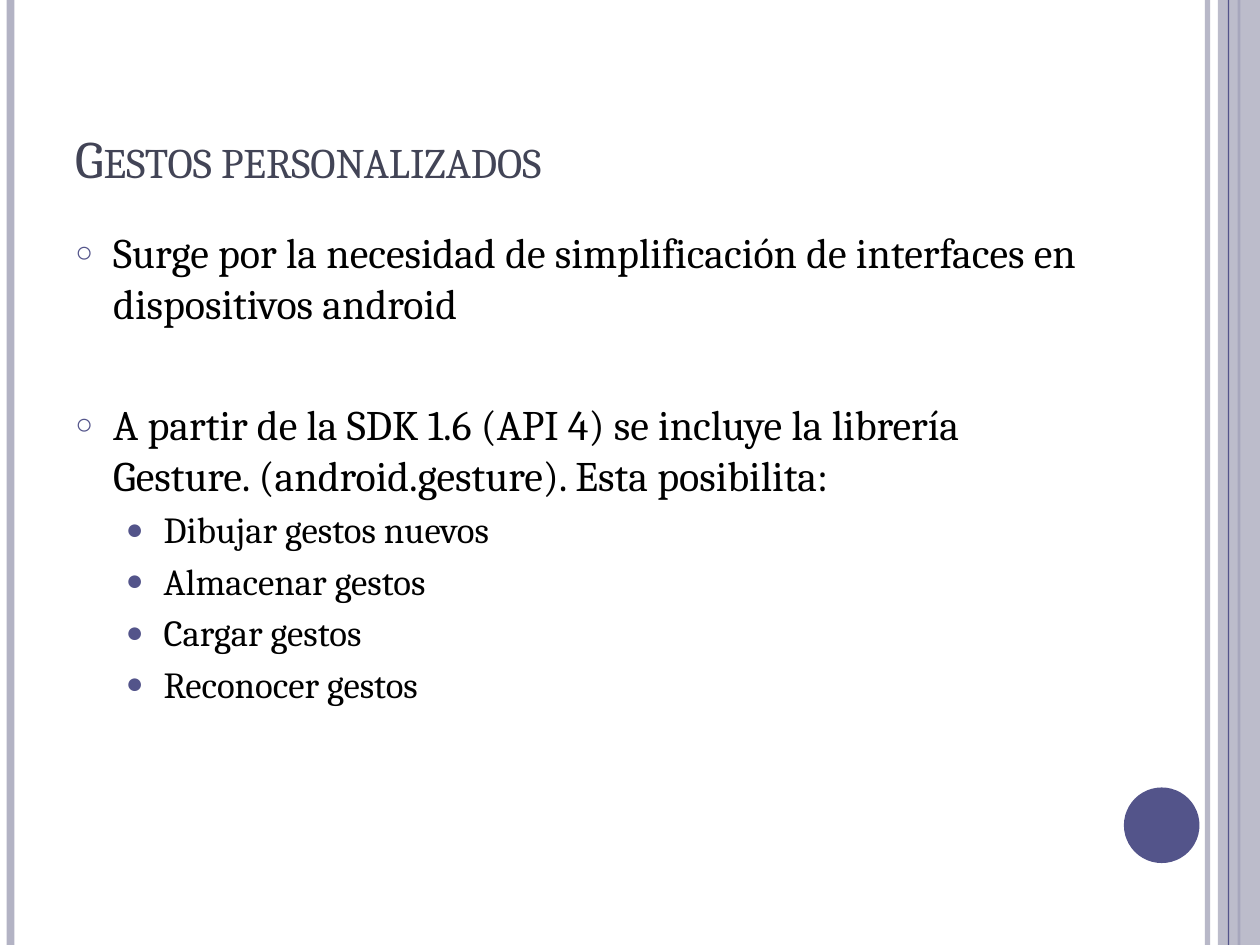
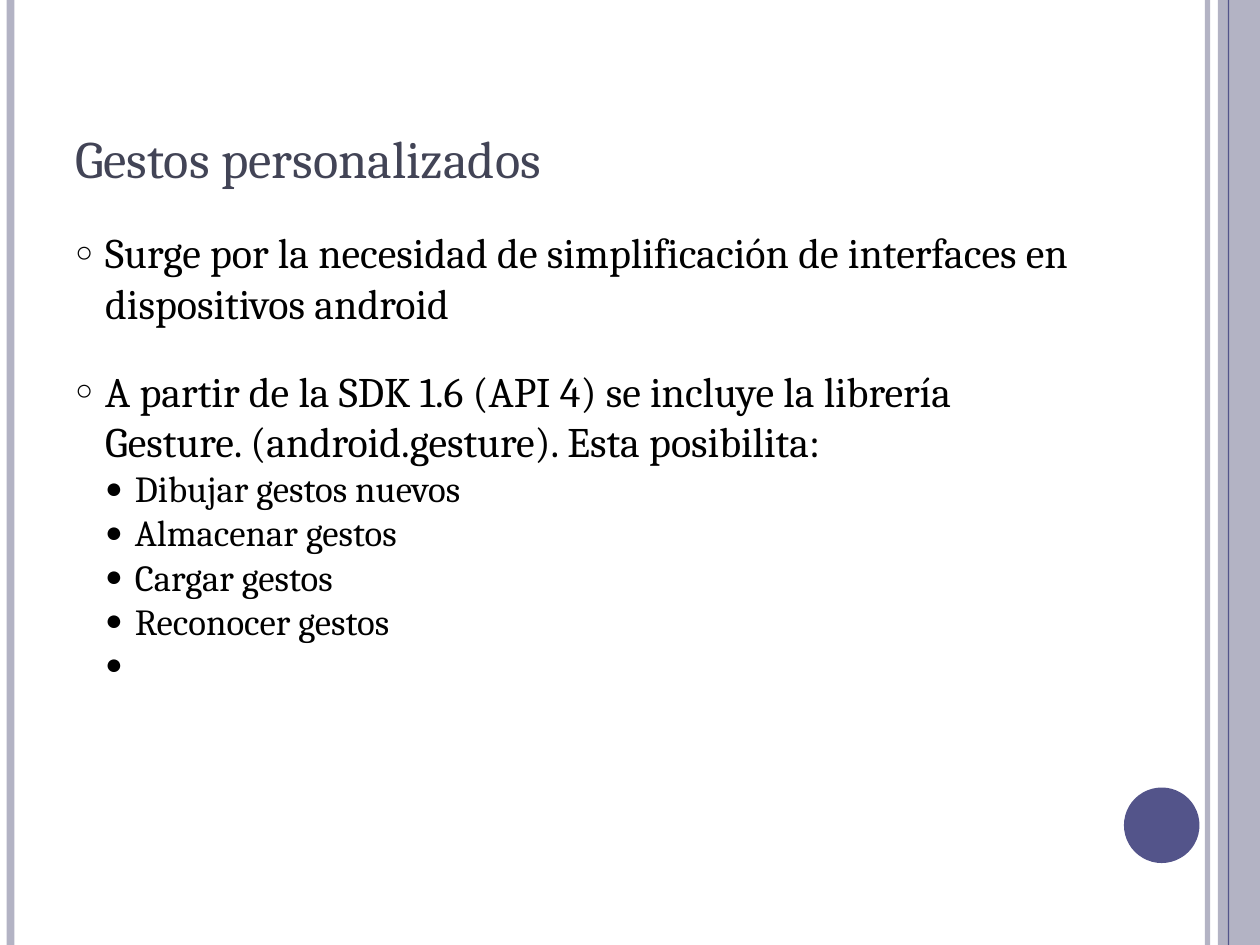
Before and after one commit to Jick9536/NPI-P3, a slide deck: slide 2 of NPI- Práctica 3.pptx. Drawn at 1260x945 pixels with LibreOffice and Linux fonts; fonts in the diff are those of the drawing. Boxes give left, top, right and bottom in pixels: in the first picture for what was removed or moved away, otherwise in the second. Text is boxed around its words. In the diff, an @@ line names an element or a change of style, - is before the commit and + after.

```diff
--- a/NPI- Práctica 3.pptx
+++ b/NPI- Práctica 3.pptx
@@ text "Gestos personalizados" at box(75, 141, 541, 189): small capitals off @@
@@ text "Surge por la necesidad de ..." at box(105, 238, 1068, 643): indent changed; less space between paragraphs @@
```
Also in this commit, not shown: 12 other slides changed, 1 other file.
